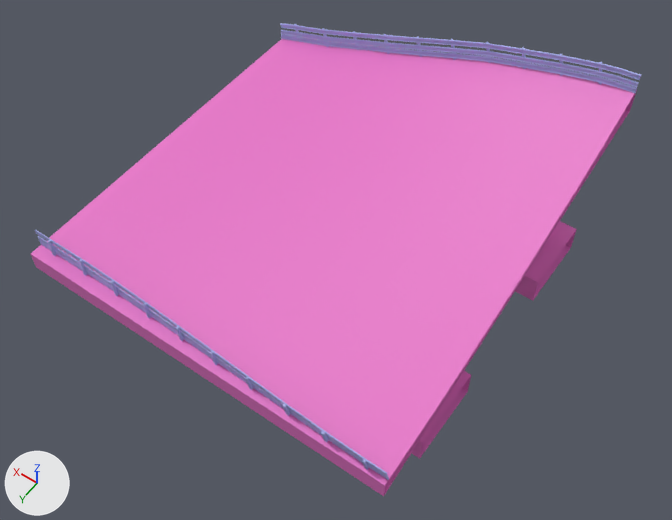
The FBX model Gamen't/Assets/Warner/Road/FBX/RoadBankedStart.fbx, before and after one commit.
One viewpoint serves both versions: a 50 mm lens placed at (-17.5, 23.8, 34.4), pointed at (-2.0, 2.0, 0.1). Every picture has the same lights, and +X, +Y and +Z are marked at lower left. Where no turn or scale is listed for an object, it has been applied to the vertices.

Names of what the first picture shows: 'RailingBankedStart', 'RoadBankedStart'.
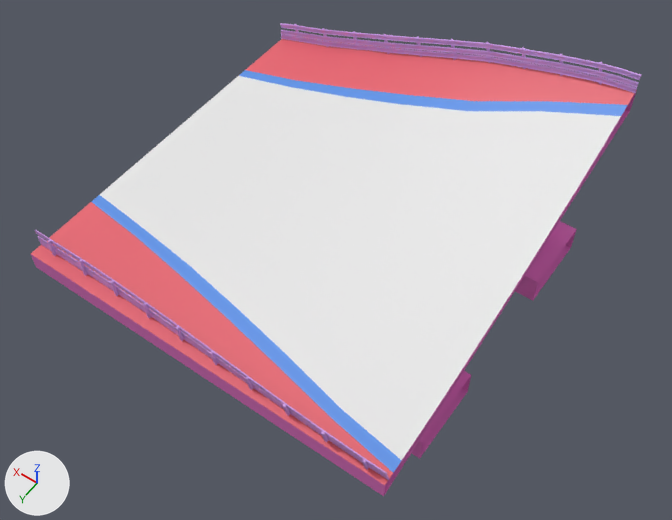
The change, as JSON lines over the scene's bpy script:
```json
{"op": "add", "block": "mat_road", "code": ["mat_road = principled_material('Road')", "mat_road.base_color = (0.8, 0.8, 0.8)  # white #e7e7e7"]}
{"op": "add", "block": "mat_zjilijn", "code": ["mat_zjilijn = principled_material('Zjilijn')", "mat_zjilijn.base_color = (0.102, 0.288, 0.8)  # blue #5a92e7"]}
{"op": "add", "block": "mat_grass", "code": ["mat_grass = principled_material('Grass')", "mat_grass.base_color = (0.8, 0.122, 0.155)  # red #e7626e"]}
{"block": "me_plane_023", "where": "# used by ob_roadbankedstart; location = (0.0, 0.0, 0.0)"}
{"op": "remove", "block": "me_plane_023", "code": "me_plane_023.from_pydata(...)  # 119 vertices, 94 faces; spans x -10.0..10.0, y -10.0..10.0, z -2.4..6.0"}
{"op": "add", "block": "me_plane_023", "code": "me_plane_023.from_pydata(...)  # 137 vertices, 113 faces; spans x -10.0..10.0, y -10.0..10.0, z -2.4..6.0"}
{"block": "me_plane_023", "change": "me_plane_023 part 1"}
{"block": "me_plane_023", "change": "7 faces are deleted"}
{"block": "me_plane_023", "change": "10 vertices are added at x -10.0..10.0, y -9.2..-5.4, z 0.0..5.7"}
{"block": "me_plane_023", "change": "7 new faces join them, mat_zjilijn (blue #5a92e7)"}
{"block": "me_plane_023", "change": "7 new faces join them, mat_road (white #e7e7e7)"}
{"block": "me_plane_023", "change": "1 new face joins them, mat_roadbankedstart (pink #e774c8)"}
{"block": "me_plane_023", "change": "3 new faces join them, mat_grass (red #e7626e)"}
{"block": "me_plane_023", "change": "me_plane_023 part 2"}
{"block": "me_plane_023", "change": "6 faces are deleted"}
{"block": "me_plane_023", "change": "8 vertices are added at x -10.0..10.0, y 5.4..9.4, z 0.0..0.3"}
{"block": "me_plane_023", "change": "6 new faces join them, mat_zjilijn (blue #5a92e7)"}
{"block": "me_plane_023", "change": "2 new faces join them, mat_grass (red #e7626e)"}
{"block": "me_plane_023", "change": "6 new faces join them, mat_road (white #e7e7e7)"}
{"block": "me_plane_023", "change": "me_plane_023 part 3: 28 faces spanning x -10.0..10.0, y -7.1..7.6, z 0.0..4.6 switch from mat_roadbankedstart (pink #e774c8) to mat_road (white #e7e7e7)"}
{"block": "me_plane_023", "change": "me_plane_023 part 4: 1 face spanning x -3.3..0.0, y 7.6..8.2, z 0.2..0.3 switches from mat_roadbankedstart (pink #e774c8) to mat_zjilijn (blue #5a92e7)"}
{"block": "me_plane_023", "change": "me_plane_023 part 5: 18 faces spanning x -10.0..10.0, y -10.0..10.0, z 0.0..6.0 switch from mat_roadbankedstart (pink #e774c8) to mat_grass (red #e7626e)"}
{"op": "add", "block": "me_plane_023", "code": "me_plane_023.materials.append(mat_zjilijn)  # blue #5a92e7"}
```

Changed parts and their boxes (x1, y1, x2, y2) in the pictures (672 x 520 px):
```json
{"part": 1, "of": "me_plane_023", "change": "built on", "before": [234, 70, 637, 151], "after": [234, 70, 637, 151]}
{"part": 2, "of": "me_plane_023", "change": "built on", "before": [91, 189, 418, 485], "after": [91, 189, 418, 485]}
{"part": 3, "of": "me_plane_023", "change": "recoloured", "before": [106, 80, 600, 436], "after": [106, 80, 600, 436], "on screen": "pink to white"}
{"part": 4, "of": "me_plane_023", "change": "recoloured", "before": [230, 320, 287, 366], "after": [230, 320, 287, 366], "on screen": "pink to blue"}
{"part": 5, "of": "me_plane_023", "change": "recoloured", "before": [31, 37, 623, 485], "after": [31, 37, 623, 485], "on screen": "pink to red"}
```
